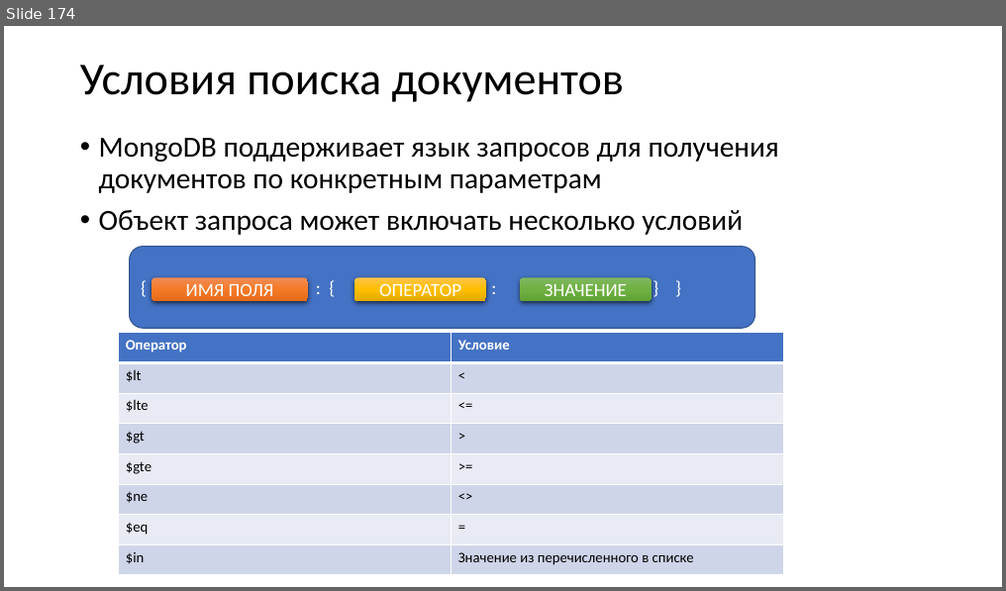
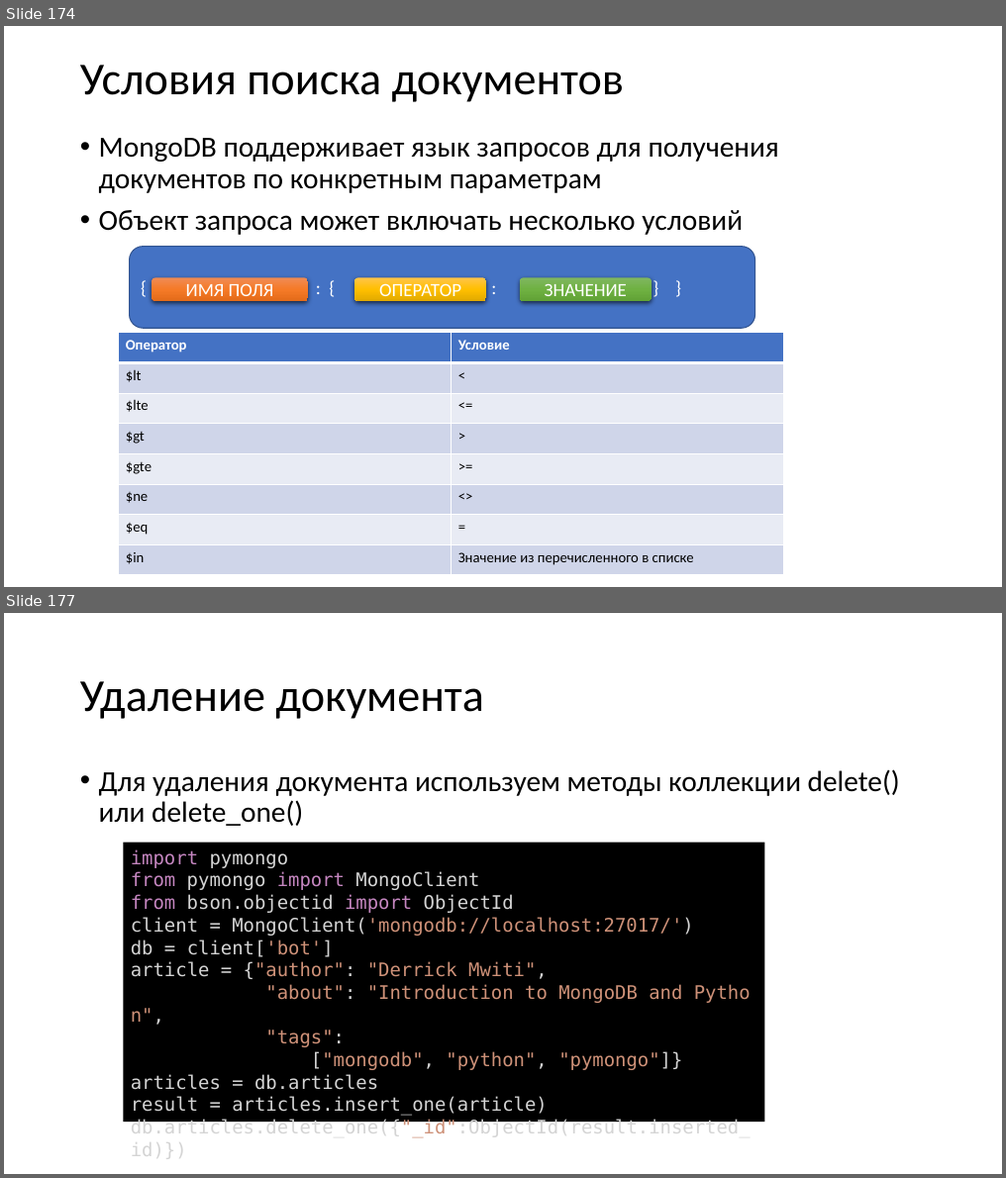
Before and after one commit to paveltsytovich/telegram-course, a slide deck: Presentation/Разработка ботов для телеграмм на Python.pptx. Shown one above the other, each under a label of ours: slide 174 before the commit, slides 174 and 177 after it; the slides between them are not shown. The pictures are 1006x591 and 1006x1178 pixels, drawn with LibreOffice and Linux fonts; fonts in the diff are those of the drawing. Boxes give left, top, right and bottom in pixels: in the first picture for what was removed or moved away, otherwise in the second. Text is boxed around its words. In the diff, an @@ line names an element or a change of style, - is before the commit and + after.

Commit message:
модуль по MongoDB

```diff
--- a/Presentation/Разработка ботов для телеграмм на Python.pptx
+++ b/Presentation/Разработка ботов для телеграмм на Python.pptx
@@ slide 177 added at <box>4,613,1002,1174</box>, background #FFFFFF @@
@@ title added at <box>80,681,484,719</box>, 44 pt, text #000000 @@
+Удаление документа
@@ text added at <box>99,769,900,826</box>, 28 pt, text #000000 @@
+• Для удаления документа используем методы коллекции delete() или delete_one()
@@ rectangle added at <box>123,842,764,1122</box>, fill #000000, 18 pt, text #D4D4D4 @@
+import pymongo
+from pymongo import MongoClient
+from bson.objectid import ObjectId
+client = MongoClient('mongodb://localhost:27017/')
+db = client['bot']
+article = {"author": "Derrick Mwiti",
+"about": "Introduction to MongoDB and Python",
+"tags":
+["mongodb", "python", "pymongo"]}
+articles = db.articles
+result = articles.insert_one(article)
+db.articles.delete_one({"_id":ObjectId(result.inserted_id)})
```
Also in this commit, not shown: 3 slides changed, 2 other slides added.
